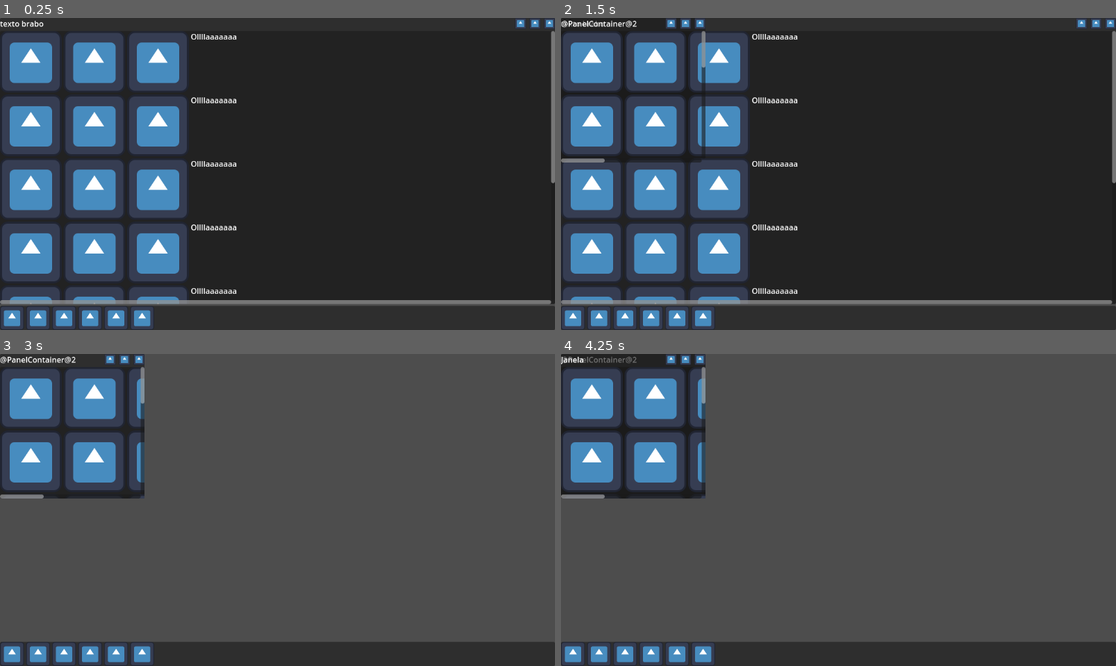
Above: before the commit, frames 1-4 (two rows, left to right).
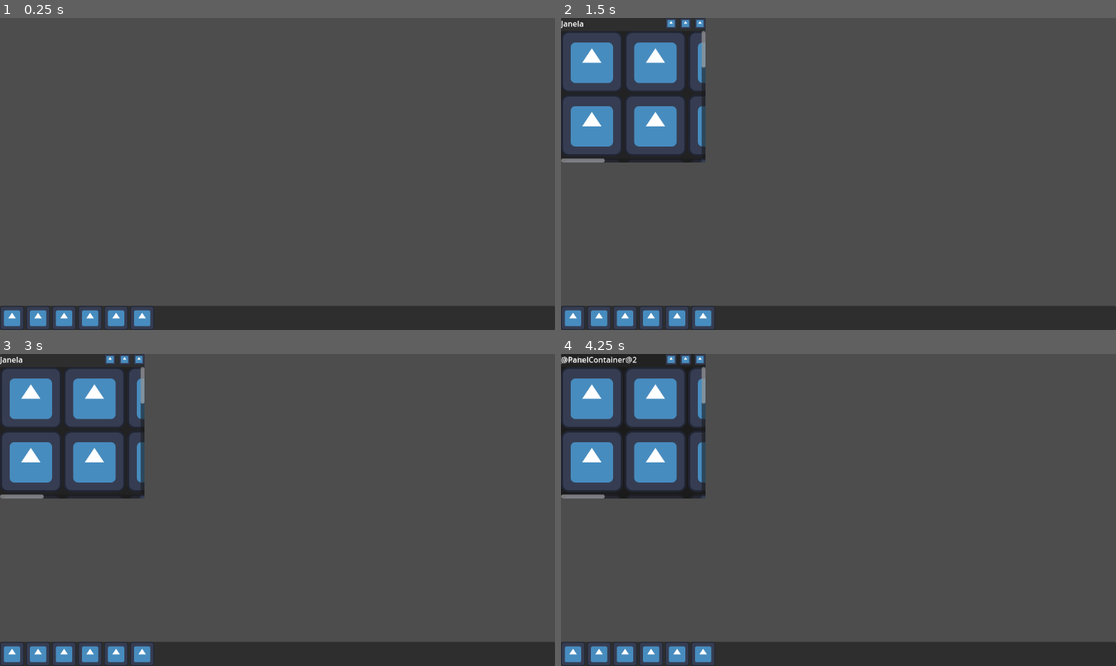
Above: after the commit, the same moments.

Repository: Leonardolucas09/jogo-de-terror
Game: Godot game, scene res://Cenas/CenaPC.tscn
Two runs of this game, one before a commit and one after it. Both use one fixed random seed, a clock stepped at 60 frames per second and the inputs below. The engine's default icon, where the game draws it, is replaced by a stand-in: a white triangle on a blue panel in a dark square.
Inputs (mouse positions are in pixels of both pictures, inside the frame that each line leads up to):
- Up to frame 1 (0.25 s): no input
- Up to frame 2 (1.5 s): click (1082, 24) at 0.52 s; click (572, 317) at 1.25 s
- Up to frame 3 (3 s): click (532, 360) at 2.02 s; click (549, 360) at 2.77 s
- Up to frame 4 (4.25 s): click (599, 653) at 3.5 s

The runs differ from the first frame. In frame 1, 80% of the frame differs, in the area x 0-100%, y 0-92%; in frame 2, 72%; in frame 3, 0.2%; in frame 4, 0.1%.

Commit message:
Adição do sistema que captura o wallpapaper atual do usuário

Diff:
--- a/Cenas/CenaPC.tscn
+++ b/Cenas/CenaPC.tscn
@@ -1,5 +1,6 @@
 [gd_scene load_steps=9 format=3 uid="uid://h36xdtam47wj"]
 
+[ext_resource type="PackedScene" uid="uid://b33gjlsk70pkm" path="res://Cenas/WallpaperScene.tscn" id="1_6hu23"]
 [ext_resource type="Texture2D" uid="uid://dw4jbrduipofc" path="res://sprites/icon_blue.svg" id="1_hr8ix"]
 [ext_resource type="Script" uid="uid://3r8wx5wg8psd" path="res://Scripts/Icons.gd" id="2_s4n2h"]
 [ext_resource type="Texture2D" uid="uid://d4lauovvesmfj" path="res://sprites/icon_green.svg" id="3_w2ah8"]
@@ -7,7 +8,6 @@
 [ext_resource type="Texture2D" uid="uid://bee5l7ww4tvmh" path="res://sprites/icon_red.svg" id="5_6lk87"]
 [ext_resource type="Texture2D" uid="uid://cgscbwmttdfv5" path="res://sprites/icon_white.svg" id="6_4dmjl"]
 [ext_resource type="Texture2D" uid="uid://choo32ob3c0wp" path="res://sprites/icon_yellow.svg" id="7_6awxa"]
-[ext_resource type="PackedScene" uid="uid://ctf1rx04hb2ln" path="res://Recursos/JanelaPadrao.tscn" id="8_6hu23"]
 
 [node name="Control" type="Control"]
 layout_mode = 3
@@ -31,15 +31,8 @@
 layout_mode = 2
 size_flags_vertical = 3
 
-[node name="Janela" parent="VBoxContainer/Janelas" instance=ExtResource("8_6hu23")]
+[node name="Control" parent="VBoxContainer/Janelas" instance=ExtResource("1_6hu23")]
 layout_mode = 1
-anchors_preset = 15
-anchor_right = 1.0
-anchor_bottom = 1.0
-offset_right = 0.0
-offset_bottom = 0.0
-grow_horizontal = 2
-grow_vertical = 2
 
 [node name="PanelContainer" type="PanelContainer" parent="VBoxContainer"]
 layout_mode = 2
--- /dev/null
+++ b/Cenas/WallpaperScene.tscn
@@ -0,0 +1,21 @@
+[gd_scene load_steps=2 format=3 uid="uid://b33gjlsk70pkm"]
+
+[ext_resource type="Script" uid="uid://cbah5caw1gkcb" path="res://getWallpaperCode.gd" id="1_m5nho"]
+
+[node name="Control" type="Control"]
+layout_mode = 3
+anchors_preset = 15
+anchor_right = 1.0
+anchor_bottom = 1.0
+grow_horizontal = 2
+grow_vertical = 2
+
+[node name="TextureRect" type="TextureRect" parent="."]
+layout_mode = 1
+anchors_preset = 15
+anchor_right = 1.0
+anchor_bottom = 1.0
+grow_horizontal = 2
+grow_vertical = 2
+expand_mode = 3
+script = ExtResource("1_m5nho")
--- /dev/null
+++ b/getWallpaperCode.gd
@@ -0,0 +1,18 @@
+extends TextureRect
+
+var user
+var pathWallpaperNormal = "C:/Users/%s/AppData/Roaming/Microsoft/Windows/Themes/CachedFiles/CachedImage_1920_1080_POS4.jpg"
+
+func _ready() -> void:
+
+	if OS.has_environment("USERNAME"):
+		user = OS.get_environment("USERNAME")
+	else:
+		user = "Player"
+
+	var pathWallpaper = pathWallpaperNormal % user
+
+	var image = Image.load_from_file(pathWallpaper)
+	var textureI = ImageTexture.create_from_image(image)
+
+	texture = textureI
Not shown, added: getWallpaperCode.gd.uid
